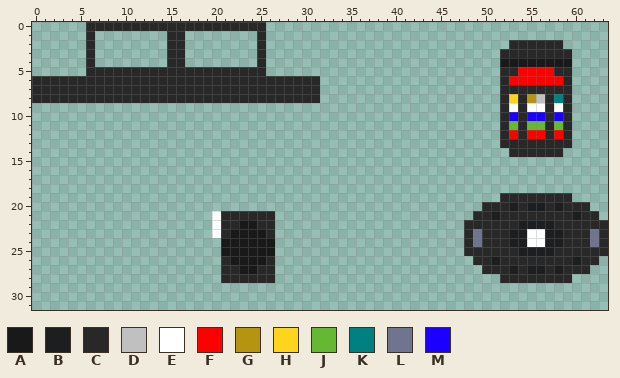
A pixel-art sprite gets an edit: src/main/resources/assets/powerrangerscraft/textures/armor/belts/starranger_belt.png. This is how it looked before the edit.
The file is 64x32 pixels. Colours within 5 levels of each other are drawn and written as one.
Palette (. is transparent): A #191919  B #1d1e20  C #282828  D #c0c0c0  E #ffffff  F #ff0000  G #b59410  H #fdd51c  J #65b831  K #008080  L #6f748f  M #1b00ff
Pixels before, first column x 0:
 0 ......CCCCCCCCCCCCCCCCCCCC......................................
 1 ......C........CC........C......................................
 2 ......C........CC........C...........................CCCCCC.....
 3 ......C........CC........C..........................CCCCCCCC....
 4 ......C........CC........C..........................AAAAAAAA....
 5 ......CCCCCCCCCCCCCCCCCCCC..........................CCFFFFCC....
 6 CCCCCCCCCCCCCCCCCCCCCCCCCCCCCCCC....................CFFFFFFC....
 7 CCCCCCCCCCCCCCCCCCCCCCCCCCCCCCCC....................CCCCCCCC....
 8 CCCCCCCCCCCCCCCCCCCCCCCCCCCCCCCC....................CHCGDCKC....
 9 ....................................................CECEECEC....
10 ....................................................CMCMMCMC....
11 ....................................................CJCJJCJC....
12 ....................................................CFCFFCFC....
13 ....................................................CCCCCCCC....
14 .....................................................CCCCCC.....
15 ................................................................
16 ................................................................
17 ................................................................
18 ................................................................
19 ....................................................CCCCCCCC....
20 ..................................................CCCBCBBCBCCC..
21 ....................ECCCCCC......................CCBCCCCCCCCBCC.
22 ....................ECCAACC.....................CCCCCCBBBBCCCCCC
23 ....................ECAAAAC.....................CLCCCBBEEBBCCCLC
24 .....................AAAAAA.....................CLCCCBBEEBBCCCLC
25 .....................AAAAAA.....................CCCCCCBBBBCCCCCC
26 .....................CAAAAC......................CCBCCCCCCCCBCC.
27 .....................CCAACC.......................CCCBCBBCBCCC..
28 .....................CCCCCC.........................CCCCCCCC....
The same view after the edit:
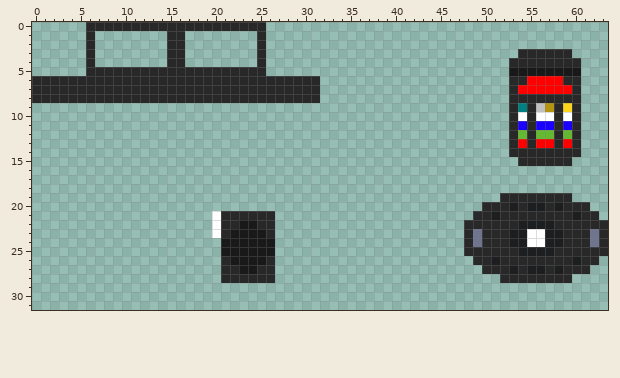
Changes in this commit:
Changed rows in their new state; - is an unchanged pixel.
first column x 52:
 2 -......--
 3 ..-------
 4 .CCCCCCCC
 5 .AAAAAAAA
 6 .CC-----C
 7 .-FFFFFFC
 8 .C-CC-C-C
 9 .CKCDGCHC
10 .CECEECEC
11 .CMCMMCMC
12 .CJCJJCJC
13 .-F-FF-FC
14 -------CC
15 --CCCCCC-
